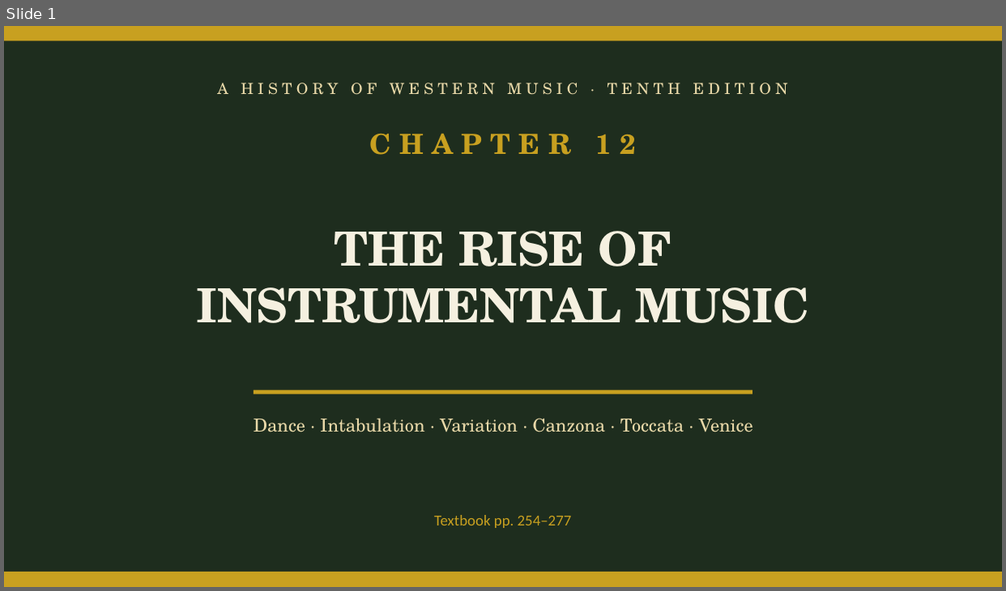
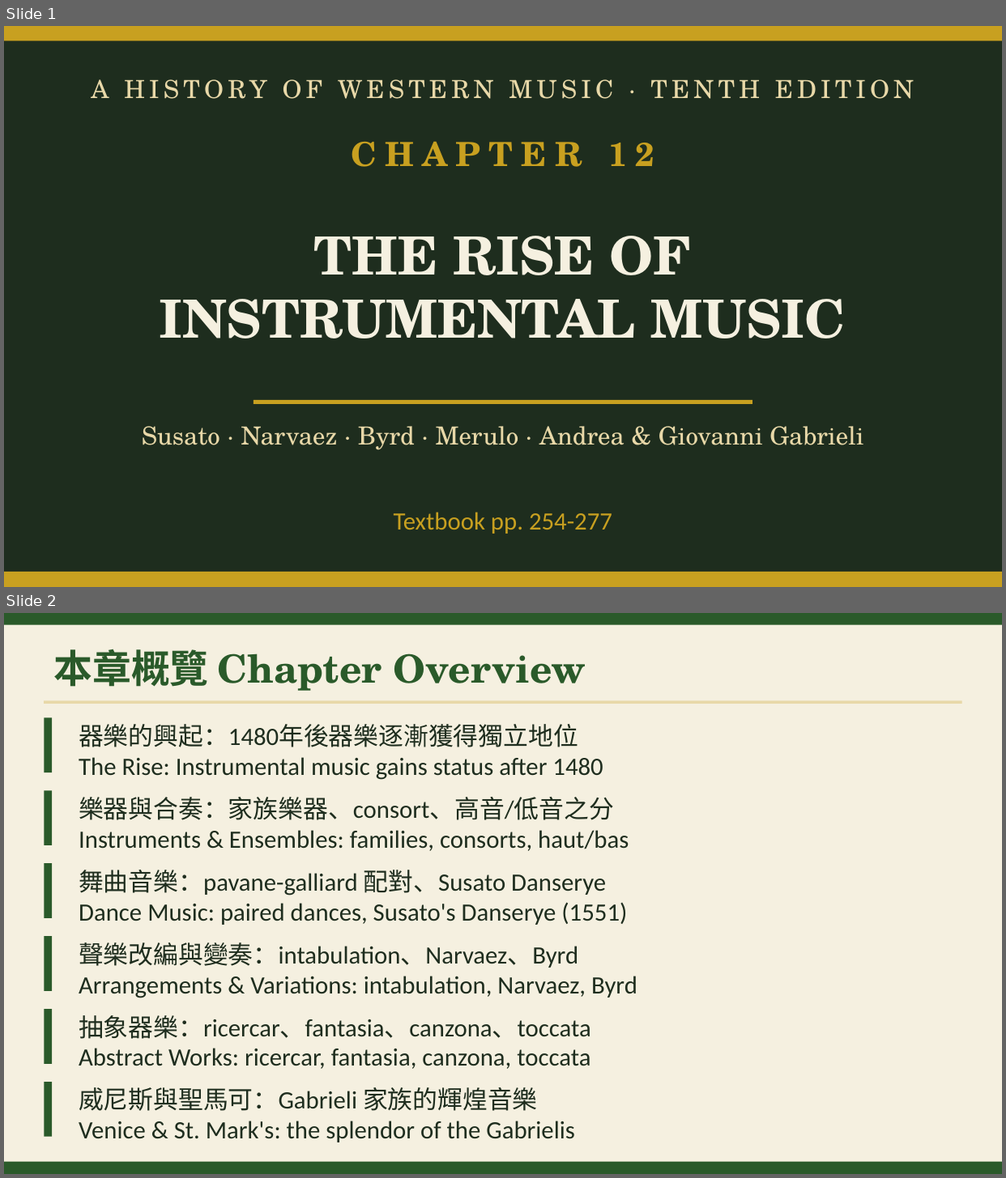
Before and after one commit to ccli-taipower/A_History_of_Western_Music, a slide deck: Ch12_Instrumental.pptx. Shown one above the other, each under a label of ours: slide 1 before the commit, slides 1 and 2 after it. The pictures are 1006x591 and 1006x1178 pixels, drawn with LibreOffice and Linux fonts; fonts in the diff are those of the drawing. Boxes give left, top, right and bottom in pixels: in the first picture for what was removed or moved away, otherwise in the second. Text is boxed around its words. In the diff, an @@ line names an element or a change of style, - is before the commit and + after.

```diff
--- a/Ch12_Instrumental.pptx
+++ b/Ch12_Instrumental.pptx
@@ slide 2 added at (4, 613, 1002, 1174), background #F5F0E0 @@
@@ rectangle added at (4, 613, 1002, 625), fill #2A5A2A @@
@@ text added at (53, 649, 586, 691), 28 pt, text #2A5A2A, bold @@
+本章概覽 Chapter Overview
@@ rectangle added at (44, 700, 962, 704), fill #E8D8A8 @@
@@ rectangle added at (44, 717, 52, 773), fill #2A5A2A @@
@@ text added at (79, 724, 603, 780), 18 pt, text #1E2D1E @@
+器樂的興起：1480年後器樂逐漸獲得獨立地位
+The Rise: Instrumental music gains status after 1480
@@ rectangle added at (44, 790, 52, 845), fill #2A5A2A @@
@@ text added at (79, 797, 629, 851), 18 pt, text #1E2D1E @@
+樂器與合奏：家族樂器、consort、高音/低音之分
+Instruments & Ensembles: families, consorts, haut/bas
@@ rectangle added at (44, 863, 52, 918), fill #2A5A2A @@
@@ text added at (79, 870, 627, 925), 18 pt, text #1E2D1E @@
+舞曲音樂：pavane-galliard 配對、Susato Danserye
+Dance Music: paired dances, Susato's Danserye (1551)
@@ rectangle added at (44, 936, 52, 991), fill #2A5A2A @@
@@ text added at (79, 943, 637, 999), 18 pt, text #1E2D1E @@
+聲樂改編與變奏：intabulation、Narvaez、Byrd
+Arrangements & Variations: intabulation, Narvaez, Byrd
@@ rectangle added at (44, 1009, 52, 1064), fill #2A5A2A @@
@@ text added at (79, 1016, 591, 1069), 18 pt, text #1E2D1E @@
+抽象器樂：ricercar、fantasia、canzona、toccata
+Abstract Works: ricercar, fantasia, canzona, toccata
@@ rectangle added at (44, 1082, 52, 1137), fill #2A5A2A @@
@@ text added at (79, 1088, 575, 1143), 18 pt, text #1E2D1E @@
+威尼斯與聖馬可：Gabrieli 家族的輝煌音樂
+Venice & St. Mark's: the splendor of the Gabrielis
@@ rectangle added at (4, 1162, 1002, 1174), fill #2A5A2A @@
@@ slide 1 changed as well @@
@@ text "A HISTORY OF WESTERN MUSIC ..." at (91, 79, 914, 99): size 11 to 18 pt @@
@@ text "CHAPTER 12" at (351, 141, 654, 167): size 20 to 24 pt @@
@@ text "THE RISE OF" at (160, 236, 846, 339): size 34 to 38 pt @@
@@ 2 texts, 1 rectangle: place and size @@
-2 texts, 1 rectangle at (196, 134, 809, 395)
+2 texts, 1 rectangle at (160, 141, 846, 404)
@@ text at (142, 426, 863, 450): text changed; size 13 to 18 pt @@
-Dance · Intabulation · Variation · Canzona · Toccata · Venice
+Susato · Narvaez · Byrd · Merulo · Andrea & Giovanni Gabrieli
@@ text at (394, 512, 612, 534): text changed; size 11 to 18 pt @@
-Textbook pp. 254–277
+Textbook pp. 254-277
```
Also in this commit, not shown: 26 other slides added, 9 slides removed, 37 other files.
